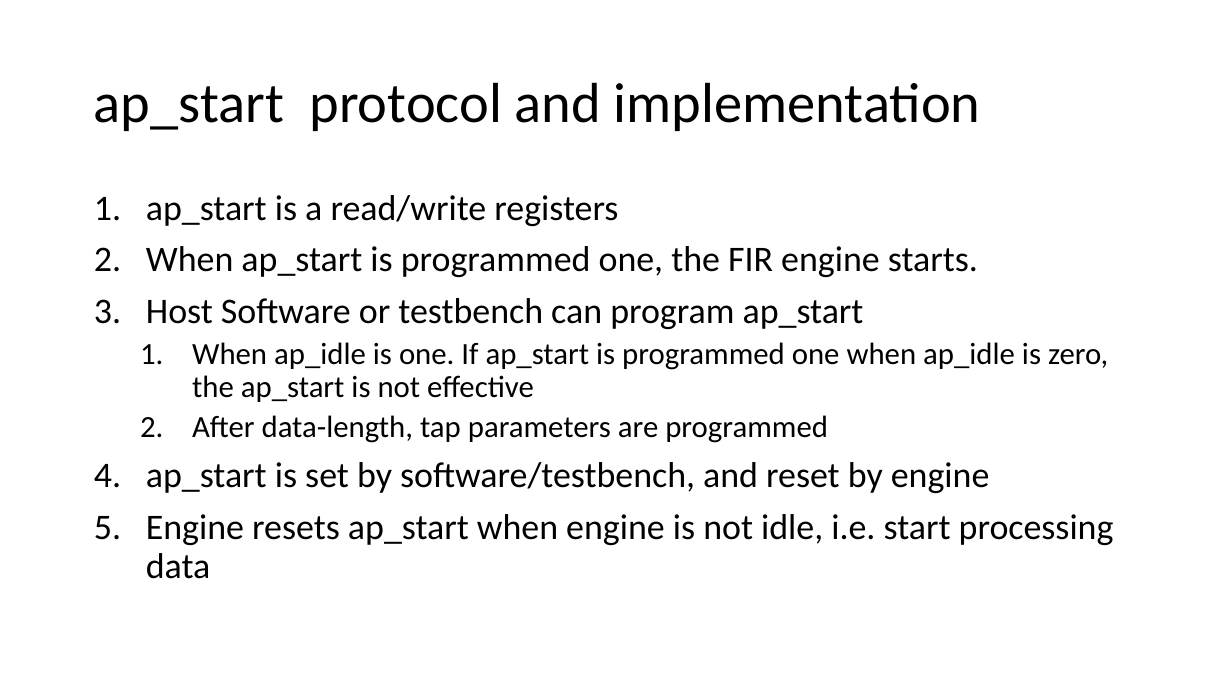
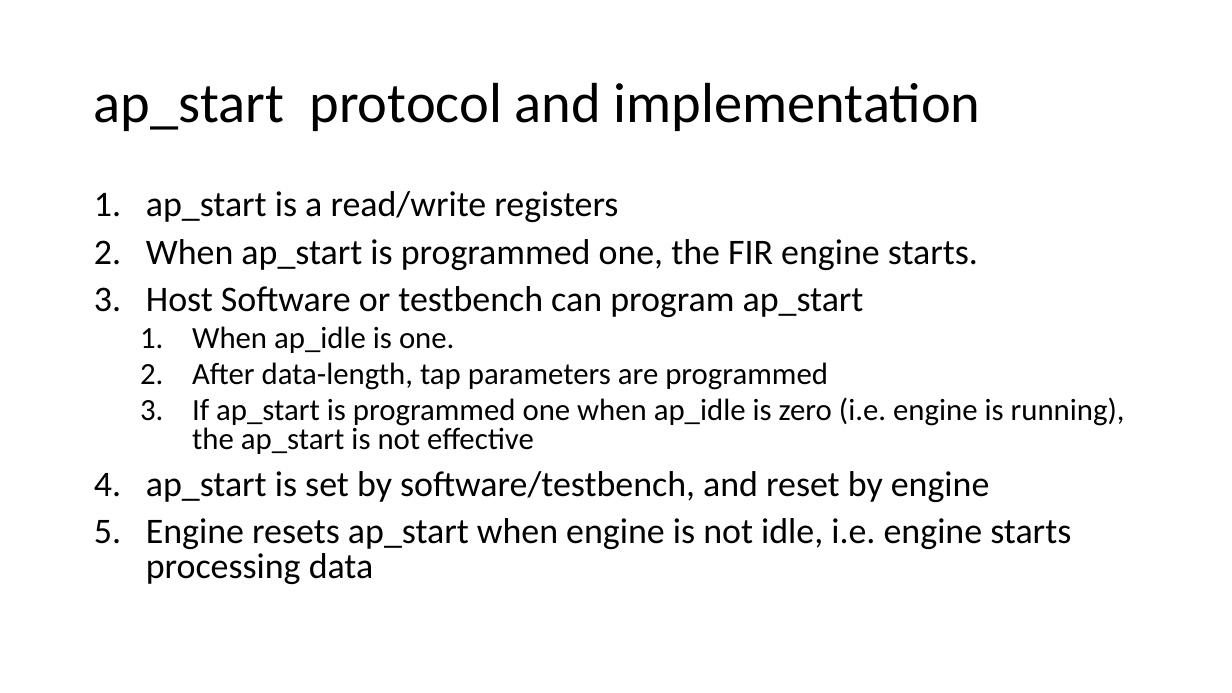
Before and after one commit to bol-edu/caravel-soc_fpga-lab, a slide deck: slide 14 of lab-fir/lab3-fir-workbook.pptx. Drawn at 1232x693 pixels with LibreOffice and Linux fonts; fonts in the diff are those of the drawing. Boxes give left, top, right and bottom in pixels: in the first picture for what was removed or moved away, otherwise in the second. Text is boxed around its words. In the diff, an @@ line names an element or a change of style, - is before the commit and + after.

```diff
--- a/lab-fir/lab3-fir-workbook.pptx
+++ b/lab-fir/lab3-fir-workbook.pptx
@@ text at (x1=146, y1=191, x2=990, y2=502): line spacing 0.9 to 0.8 @@
@@ text at (x1=192, y1=326, x2=454, y2=353): text changed @@
-  1. When ap_idle is one. If ap_start is programmed one when ap_idle is zero, the ap_start is not effective
+  1. When ap_idle is one.
@@ text at (x1=192, y1=397, x2=1125, y2=454): paragraph added @@
+  3. If ap_start is programmed one when ap_idle is zero (i.e. engine is running), the ap_start is not effective
@@ text at (x1=146, y1=518, x2=1071, y2=584): text changed @@
-5. Engine resets ap_start when engine is not idle, i.e. start processing data
+5. Engine resets ap_start when engine is not idle, i.e. engine starts processing data
```
Also in this commit, not shown: 7 other slides changed, 5 slides added, 1 other file.
